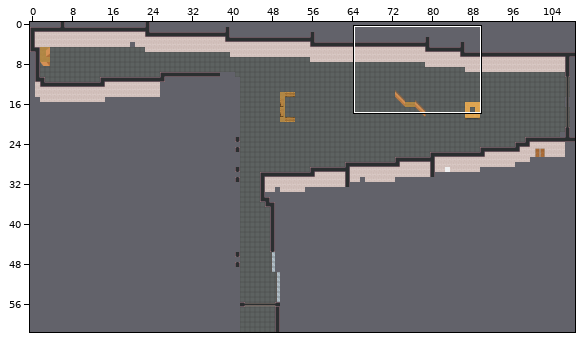
Level history. Tiled map (JSON): maps/sek1_eg.tmj. The first picture is a wide view before the edit; the outline marks the close-up.
Close-up. The starting point:
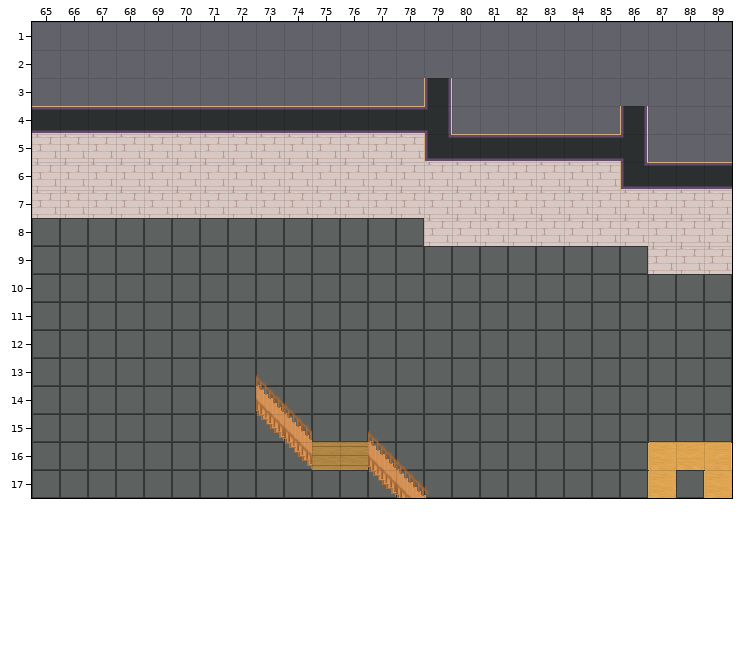
Cells are 32x32 px. Shown: x 65..89, y 1..17. The commit also changed other parts of the map, which this record leaves out.
The same view after the edit:
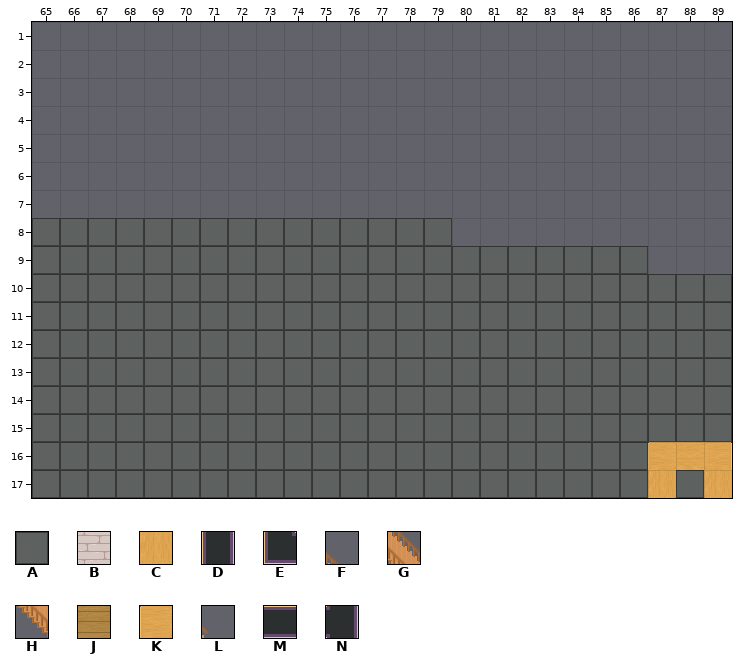
Key: from "Chunk 1": A 0, B 1, C 7 turned 90, D 8, E 9, F 14, G 18, H 20, J 22, K 23, L 25, M 33, N 36.
_ is an empty cell, # one hidden under a higher layer, . an unchanged one.
Changes in this commit:
--- layer "Boden"
@@ x 65..89 @@
- 6 .........#.B.............
- 7 ######...#.B.............
- 8 .............._......#...
- 9 ......................#.#
+ 6 ........._._.............
+ 7 ______..._._.............
+ 8 ..............A......_...
+ 9 ......................_._
--- layer "Kachelebene 3"
@@ x 73..89 @@
-13 F................
-14 GF...............
-15 HG..F............
-16 .HJJGF...........
-17 ....HGL.......K.K
+13 _................
+14 __...............
+15 __.._............
+16 ._____...........
+17 ....___.......C.C
--- layer "Wand"
@@ x 65..89 @@
- 3 ..............D..........
- 4 MMMMMMMMMMMMMMN......D...
- 5 BBBBBBBBBBBBBBEMMMMMMN...
- 6 BBBBBBBBBBB.BBBBBBBBBEMMM
- 7 BBBBBBBBBBB.BBBBBBBBBBBBB
- 8 ..............BBBBBBBBBBB
- 9 ......................BBB
+ 3 .............._..........
+ 4 _______________......_...
+ 5 ______________________...
+ 6 ___________._____________
+ 7 ___________._____________
+ 8 ..............___________
+ 9 ......................___
